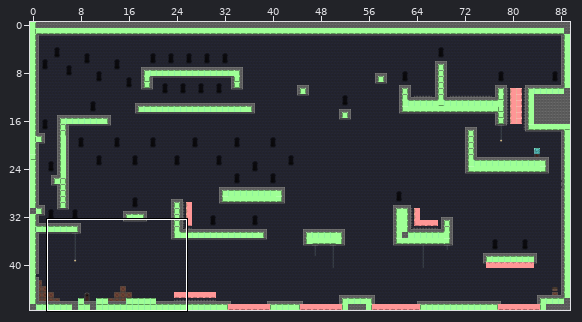
Tiled map: Output/Assets/Maps/MapaLvl2.tmx. The picture above shows the old version from afar; the outline marks the close-up.
Close-up. Before the edit:
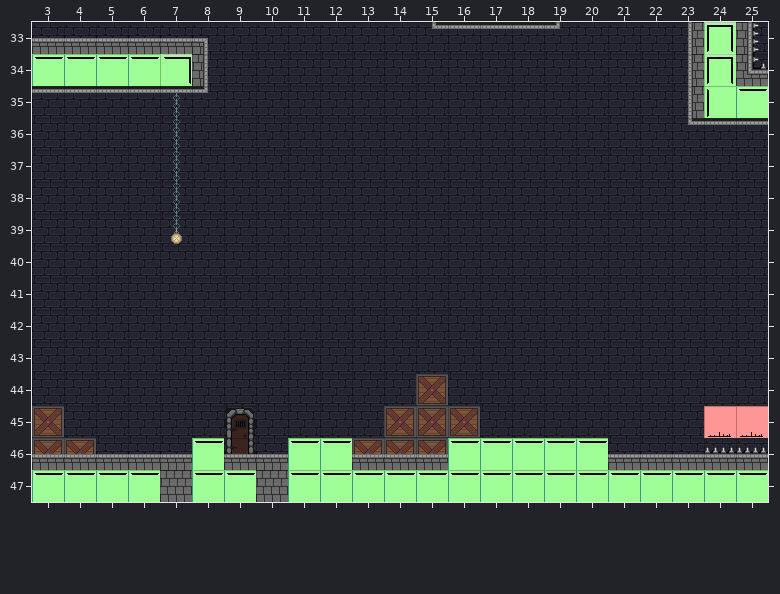
Cells are 32x32 px. Shown: x 3..25, y 33..47. The commit also changed other parts of the map, which this record leaves out.
After:
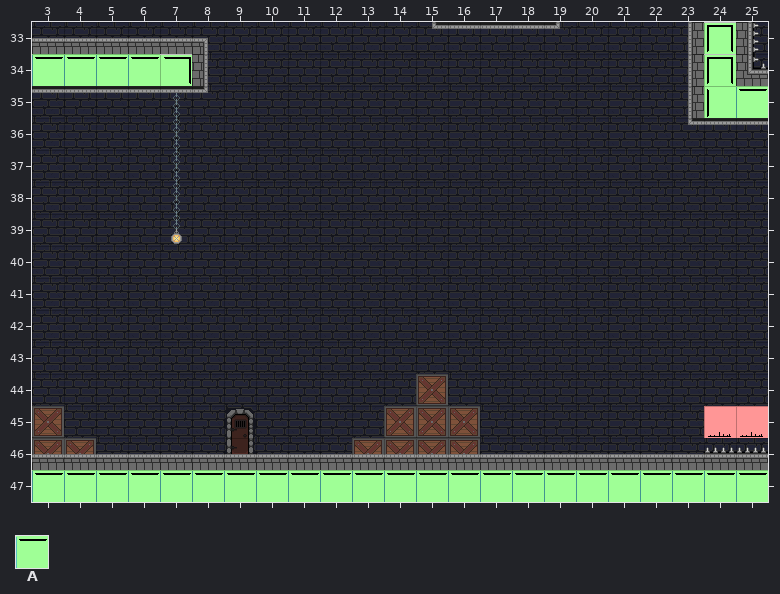
Key: from "MapMetadata": A 11.
_ is an empty cell.
The edit:
Layer "Collision":
y 46: x 8 A -> _; x 11..12 AA -> __; x 16..20 AAAAA -> _____
y 47: x 7 _ -> A; x 10 _ -> A
Where, in picture pixels (left, top, right, bottom), the same in both close-ups:
changed: (160, 438, 224, 502)
changed: (256, 438, 352, 502)
removed: (448, 438, 608, 470)
